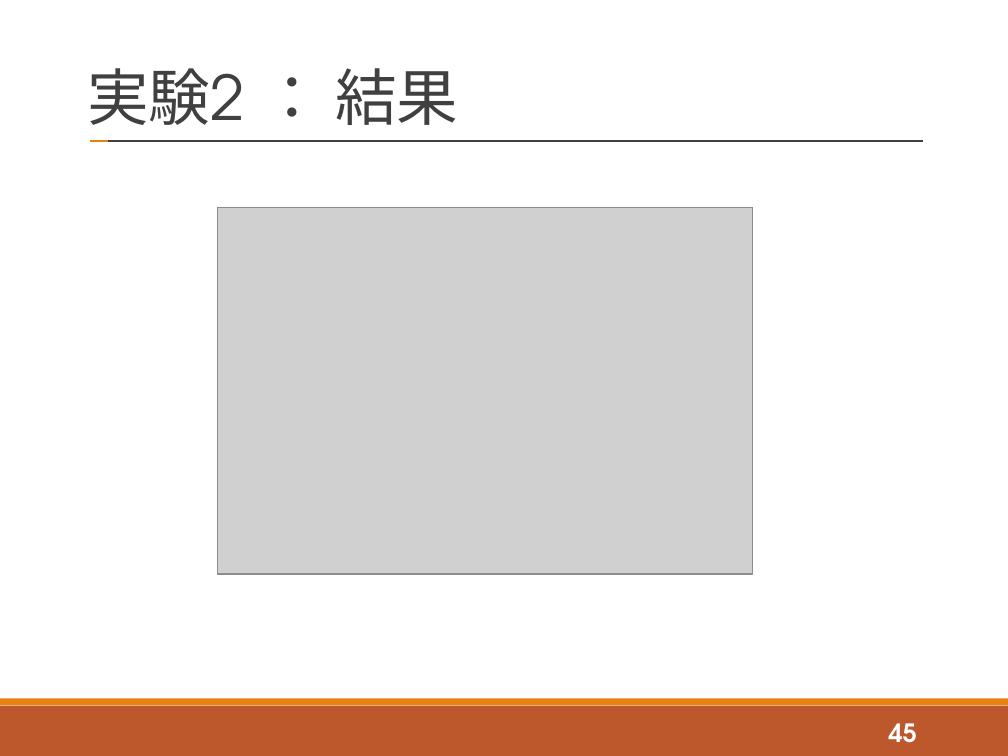
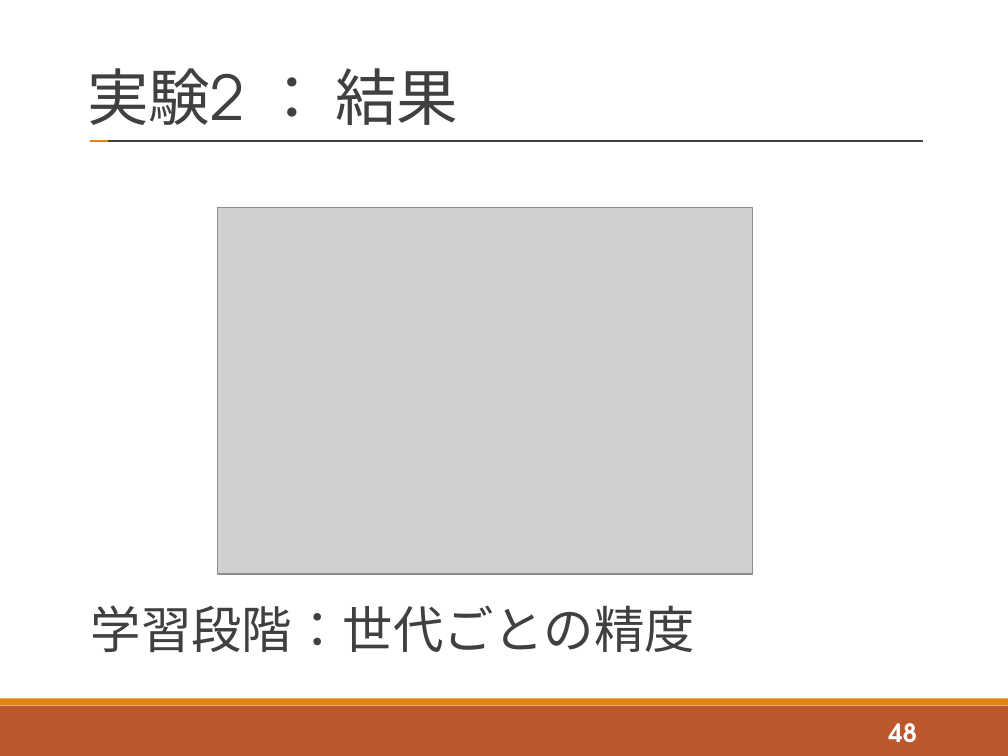
Before and after one commit to tatsuya-sugiyama/WeeklyReport, a slide deck: slide 48 of report/2020後期/2020_2nd_sugiyama.pptx (slide 45 before the commit). Drawn at 1008x756 pixels with LibreOffice and Linux fonts; fonts in the diff are those of the drawing; grey boxes stand for pictures. Boxes give left, top, right and bottom in pixels: in the first picture for what was removed or moved away, otherwise in the second. Text is boxed around its words. In the diff, an @@ line names an element or a change of style, - is before the commit and + after.

```diff
--- a/report/2020後期/2020_2nd_sugiyama.pptx
+++ b/report/2020後期/2020_2nd_sugiyama.pptx
@@ text added at bbox=[91, 605, 695, 652], 36 pt, text #404040 @@
+学習段階：世代ごとの精度
@@ page number at bbox=[889, 723, 917, 743]: text changed @@
-45
+48
```
Also in this commit, not shown: 3 other slides changed, 3 slides added.
